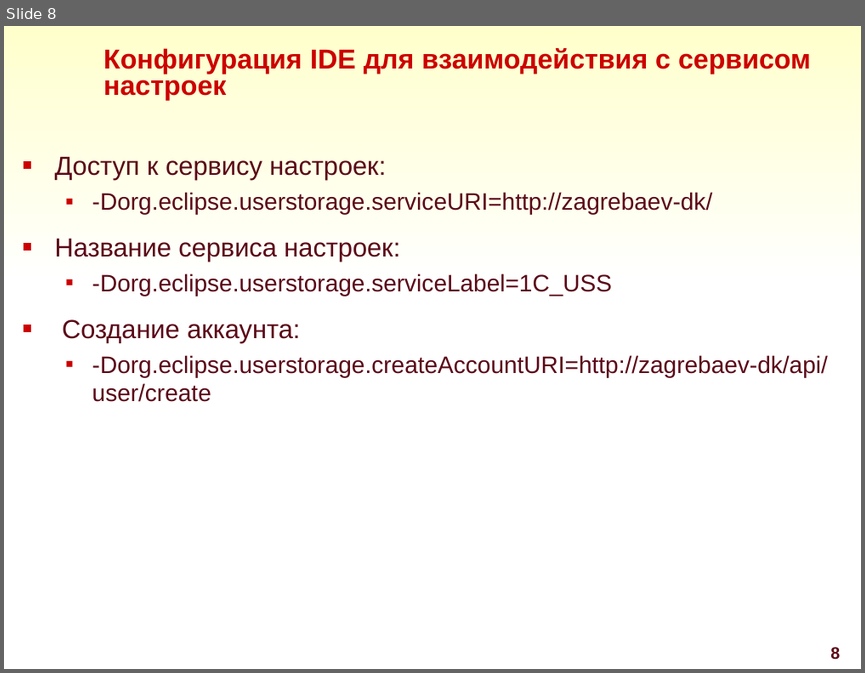
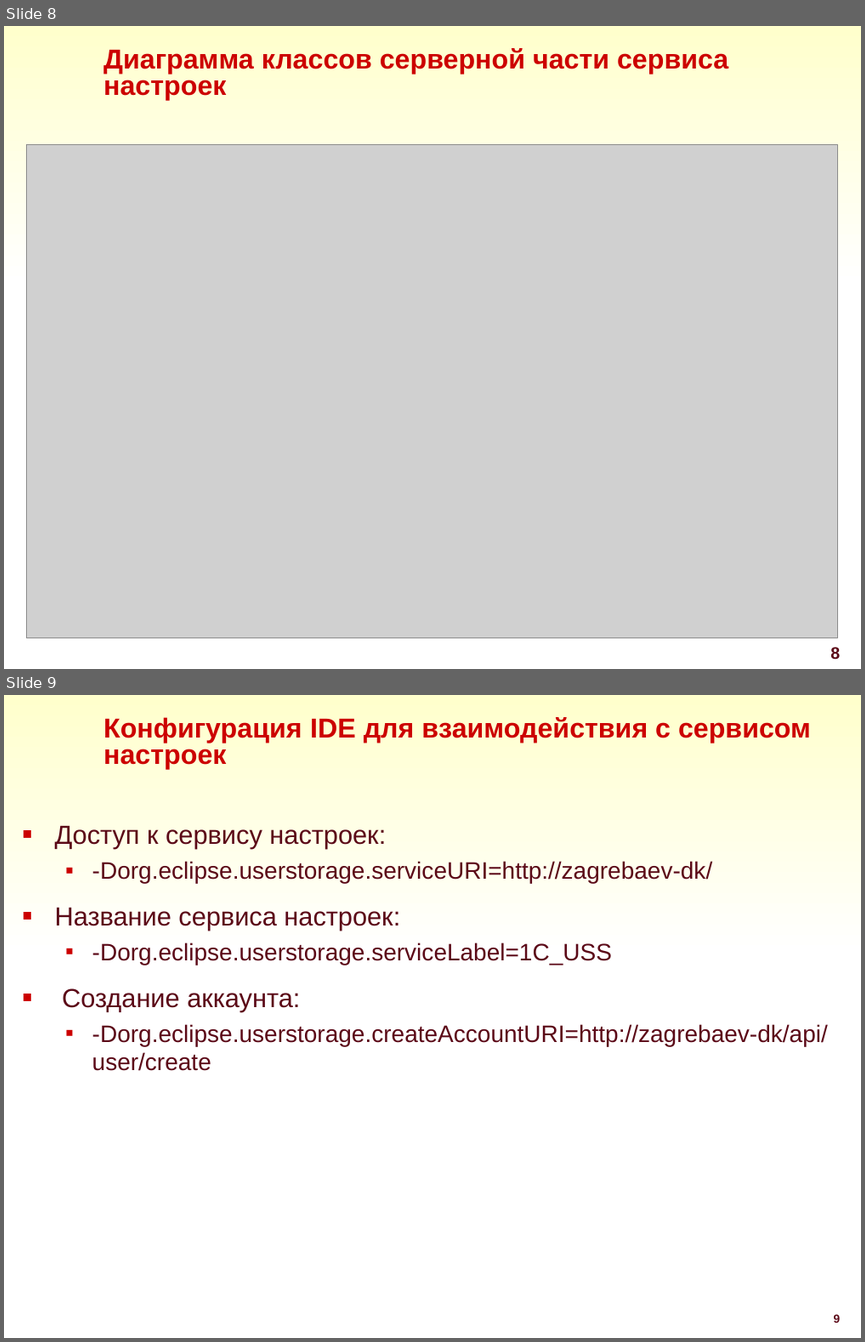
Before and after one commit to DmitryZagr/Diploma, a slide deck: преза/Zagrebaev.PPT. Shown one above the other, each under a label of ours: slide 8 before the commit, slides 8 and 9 after it. The pictures are 865x673 and 865x1342 pixels, drawn with LibreOffice and Linux fonts; fonts in the diff are those of the drawing; grey boxes stand for pictures; background and template pictures are left out. Boxes give left, top, right and bottom in pixels: in the first picture for what was removed or moved away, otherwise in the second. Text is boxed around its words. In the diff, an @@ line names an element or a change of style, - is before the commit and + after.

```diff
--- a/преза/Zagrebaev.PPT
+++ b/преза/Zagrebaev.PPT
@@ slide 8 added at [4,26,861,669], background #FFFFFF; not listed: 1 template element that a slide beside it also shows @@
@@ title added at [103,48,728,100], 23 pt, text #CC0000, bold @@
+Диаграмма классов серверной части сервиса настроек
@@ picture added at [27,145,839,638] @@
@@ page number added at [830,646,840,658], 14 pt, text #5B0917, bold @@
+8
@@ what was slide 8 is now slide 9 @@
@@ page number at [834,1314,840,1322]: text changed; size 14 to 9.8 pt @@
-8
+9
```
Also in this commit, not shown: 4 slides changed, 1 slide removed.
